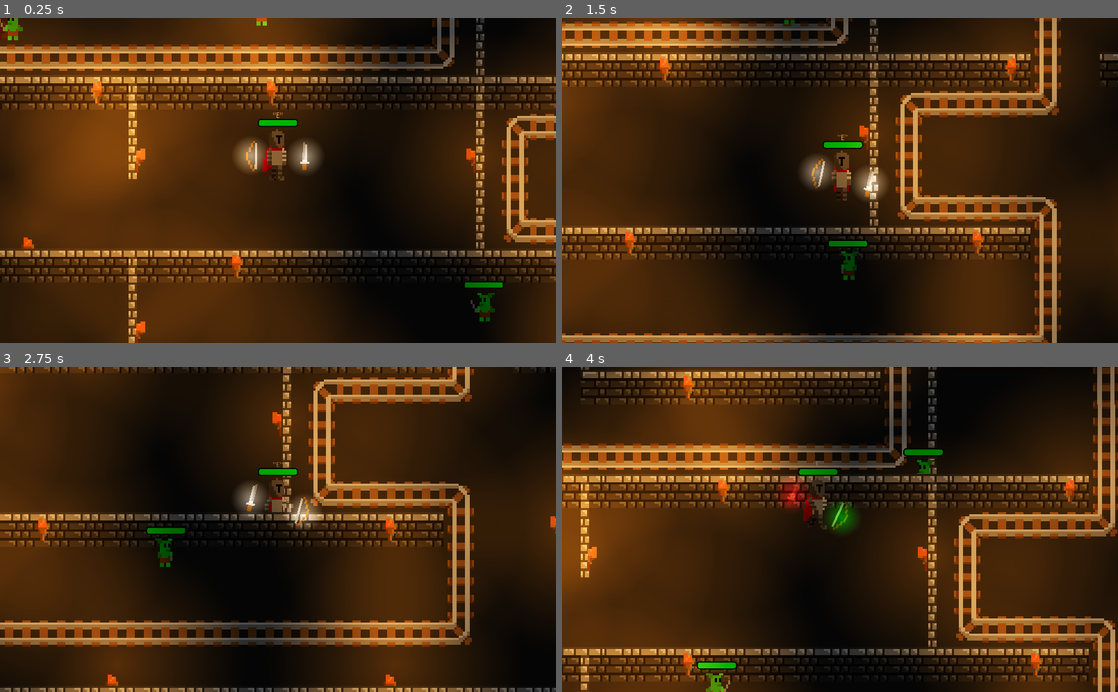
Above: before the commit, frames 1-4 (two rows, left to right).
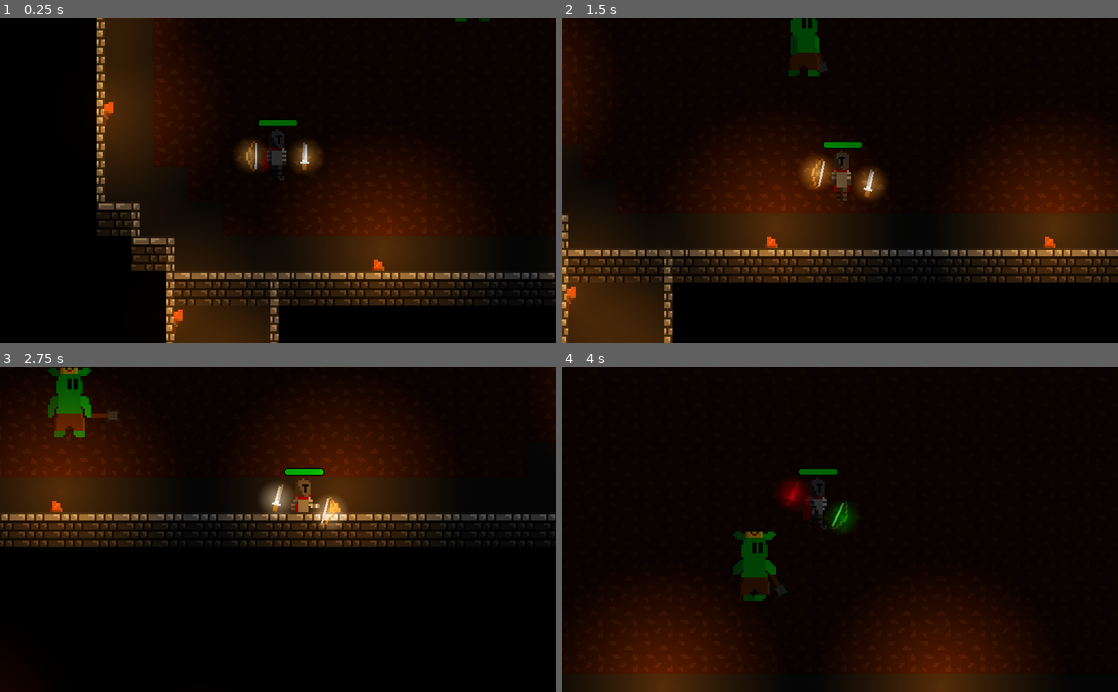
Above: after the commit, the same moments.

Repository: SilverSpace5/gotm-game-jam-23
Game: Godot game, scene res://Game.tscn
The game is run twice, just before and just after one commit, with the same random seed, the same clock (stepped at 60 frames per second) and the same inputs.
Inputs (mouse positions are in pixels of both pictures, inside the frame that each line leads up to):
- Up to frame 1 (0.25 s): no input
- Up to frame 2 (1.5 s): move the mouse to (962, 164) at 0.52 s; hold D (right) 0.53-1.28 s; click (962, 164) at 0.6 s; tap 2 (bow) at 0.8, 1.35 s; move the mouse to (728, 196) at 1.27 s; hold S (down) from 1.28 s (still down)
- Up to frame 3 (2.75 s): tap 1 (sword) at 1.55, 2.1 s; move the mouse to (333, 458) at 2.02 s; release S (down) at 2.03 s; hold D (right) from 2.03 s (still down); hold E (use) from 2.03 s (still down)
- Up to frame 4 (4 s): move the mouse to (812, 594) at 2.77 s; release D (right) at 2.78 s; release E (use) at 2.78 s; hold W (up) 2.78-3.53 s; tap E (use) at 2.85 s; click (812, 594) at 3.05 s; move the mouse to (1006, 578) at 3.52 s; hold A (left) from 3.53 s (still down); click (1006, 578) at 3.6 s; tap 2 (bow) at 3.8 s

The runs differ from the first frame. In frame 1, 77% of the frame differs, in the area x 0-100%, y 0-100%; in frame 2, 69%; in frame 3, 60%; in frame 4, 69%.

Commit message:
e

Diff:
--- a/Assets/World.tres
+++ b/Assets/World.tres
@@ -1,9 +1,12 @@
-[gd_resource type="TileSet" load_steps=8 format=2]
+[gd_resource type="TileSet" load_steps=9 format=2]
 
 [ext_resource path="res://Assets/tiles.png" type="Texture" id=1]
 
 [sub_resource type="ConvexPolygonShape2D" id=1]
 points = PoolVector2Array( 0, 8, 16, 8, 16, 16, 0, 16 )
+
+[sub_resource type="ConvexPolygonShape2D" id=7]
+points = PoolVector2Array( 6, 8, 10, 8, 10, 16, 6, 16 )
 
 [sub_resource type="ConvexPolygonShape2D" id=3]
 points = PoolVector2Array( 16, 16, 0, 16, 0, 8, 16, 8 )
@@ -245,3 +248,24 @@
 12/shape_one_way_margin = 0.0
 12/shapes = [  ]
 12/z_index = 0
+13/name = "tiles.png 13"
+13/texture = ExtResource( 1 )
+13/tex_offset = Vector2( 0, 0 )
+13/modulate = Color( 1, 1, 1, 1 )
+13/region = Rect2( 16, 48, 16, 16 )
+13/tile_mode = 0
+13/occluder_offset = Vector2( 0, 0 )
+13/navigation_offset = Vector2( 0, 0 )
+13/shape_offset = Vector2( 0, 0 )
+13/shape_transform = Transform2D( 1, 0, 0, 1, 0, 0 )
+13/shape = SubResource( 7 )
+13/shape_one_way = false
+13/shape_one_way_margin = 1.0
+13/shapes = [ {
+"autotile_coord": Vector2( 0, 0 ),
+"one_way": false,
+"one_way_margin": 1.0,
+"shape": SubResource( 7 ),
+"shape_transform": Transform2D( 1, 0, 0, 1, 0, 0 )
+} ]
+13/z_index = 0
--- a/Game.gd
+++ /dev/null
@@ -1,5 +0,0 @@
-extends Node2D
-
-func _ready():
-	$Lights.visible = true
-	$Lights.update = true
--- a/Game.tscn
+++ b/Game.tscn
@@ -246,7 +246,7 @@
 cell_size = Vector2( 16, 16 )
 bake_navigation = true
 format = 1
-tile_data = PoolIntArray( -1835015, 536870918, 0, -1900532,  …(10960 unchanged characters)…  0, 0, 262160, 0, 0, 262161, 6, 0, 393205, 0, 0, 393206, 0, 0, 393207, 0, 0, 327 …(2257 unchanged characters)…
+tile_data = PoolIntArray( -1835015, 536870918, 0, -1900532,  …(10960 unchanged characters)…  0, 0, 262160, 0, 0, 262161, 6, 0, 393204, 536870918, 0, 393205, 0, 0, 393206, 0, 0, 393207, 0, 0, 327 …(2257 unchanged characters)…
 
 [node name="BPO" type="TileMap" parent="."]
 scale = Vector2( 4, 4 )
@@ -269,7 +269,7 @@
 cell_y_sort = true
 bake_navigation = true
 format = 1
-tile_data = PoolIntArray( -1835013, 9, 0, -1835009, 9, 0, -1 …(503 unchanged characters)… 8, 536870921, 0, 393202, 536870921, 0, 393207, 2, 0, 327682, 9, 0, 327692, 9, 0, 327697, 536870923, 0, 524287, 11, 0, 458769, 536870937, 0, 589804, 1 …(66 unchanged characters)…
+tile_data = PoolIntArray( -1835013, 9, 0, -1835009, 9, 0, -1 …(503 unchanged characters)… 8, 536870921, 0, 393202, 536870921, 0, 327682, 9, 0, 327692, 9, 0, 327697, 536870923, 0, 458751, 11, 0, 458769, 536870937, 0, 589804, 1 …(66 unchanged characters)…
 
 [node name="FG" type="TileMap" parent="nav/YSort"]
 scale = Vector2( 4, 4 )
@@ -281,10 +281,10 @@
 collision_mask = 3
 bake_navigation = true
 format = 1
-tile_data = PoolIntArray( -1835015, 4, 0, -1835014, 1, 0, -1 …(3022 unchanged characters)…  0, 131089, 5, 0, 262132, 536870917, 0, 196617, 5, 0, 196625, 5, 0, 327668, 536870917, 0, 262153, 5, 0, 262161, 5, 0, 393196, 4, 0, 393197, 1, 0, 393198, 1, 0, 393199, 1, 0, 393200, 1, 0, 393201, 1, 0, 393202, 1, 0, 393203, 1, 0, 393204, 1, 0, 393207, 4, 0, 393208, 1, 0, 393209, 1, 0, 393210, 1, 0, 393211, 1, 0, 393212, 1, 0, 393213, 1, 0, 393214, 1, 0, 393215, 2, 0, 327680, 1, 0, 327681, 1, 0, 327682, 1, 0, 327683, 1, 0, 327684, 1, 0, 327685, 1, 0, 327686, 1, 0, 327687, 1, 0, 327688, 1, 0, 327689, 1, 0, 327690, 1, 0, 327691, 1, 0, 327692, 1, 0, 327693, 1, 0, 327697, 5, 0, 458732, 536870917, 0, 458743, 1610612741, 0, 458751, 5, 0, 393233, 5, 0, 524268, 536870917, 0, 524279, 536870916, 0, 524287, 5, 0, 458769, 5, 0, 589804, 536870917, 0, …(605 unchanged characters)…
+tile_data = PoolIntArray( -1835015, 4, 0, -1835014, 1, 0, -1 …(3022 unchanged characters)…  0, 131089, 5, 0, 262132, 536870917, 0, 262143, 13, 0, 196617, 5, 0, 196625, 5, 0, 327668, 536870917, 0, 262153, 5, 0, 262161, 5, 0, 393196, 4, 0, 393197, 1, 0, 393198, 1, 0, 393199, 1, 0, 393200, 1, 0, 393201, 1, 0, 393202, 1, 0, 393203, 1, 0, 393204, 7, 0, 393207, 4, 0, 393208, 1, 0, 393209, 1, 0, 393210, 1, 0, 393211, 1, 0, 393212, 1, 0, 393213, 1, 0, 393214, 1, 0, 393215, 2, 0, 327680, 1, 0, 327681, 1, 0, 327682, 1, 0, 327683, 1, 0, 327684, 1, 0, 327685, 1, 0, 327686, 1, 0, 327687, 1, 0, 327688, 1, 0, 327689, 1, 0, 327690, 1, 0, 327691, 1, 0, 327692, 1, 0, 327693, 1, 0, 327697, 5, 0, 458732, 536870917, 0, 458743, 1610612741, 0, 458751, 5, 0, 393233, 5, 0, 524268, 536870917, 0, 524279, 13, 0, 524287, 13, 0, 458769, 5, 0, 589804, 536870917, 0, …(605 unchanged characters)…
 
 [node name="Player" parent="nav/YSort" instance=ExtResource( 1 )]
-position = Vector2( 235, 195 )
+position = Vector2( -282, -1063 )
 speed = 400.0
 
 [node name="Map" type="TileMap" parent="nav/YSort"]
--- a/Goblin King.gd
+++ /dev/null
@@ -1,16 +0,0 @@
-extends KinematicBody2D
-
-
-# Declare member variables here. Examples:
-# var a = 2
-# var b = "text"
-
-
-# Called when the node enters the scene tree for the first time.
-func _ready():
-	pass # Replace with function body.
-
-
-# Called every frame. 'delta' is the elapsed time since the previous frame.
-#func _process(delta):
-#	pass
--- a/Goblin King.tscn
+++ b/Goblin King.tscn
@@ -2,7 +2,7 @@
 
 [ext_resource path="res://Assets/Goblin King.png" type="Texture" id=1]
 [ext_resource path="res://Assets/mace.png" type="Texture" id=2]
-[ext_resource path="res://Goblin King.gd" type="Script" id=3]
+[ext_resource path="res://Scripts/Goblin King.gd" type="Script" id=3]
 
 [sub_resource type="Animation" id=1]
 resource_name = "Attack"
@@ -220,9 +220,9 @@
 hframes = 11
 
 [node name="Mace" type="Sprite" parent="GoblinKing"]
+show_behind_parent = true
 position = Vector2( 16, 6 )
 rotation = 1.5708
-z_index = -1
 texture = ExtResource( 2 )
 
 [node name="AnimationPlayer" type="AnimationPlayer" parent="."]
@@ -236,3 +236,23 @@
 [node name="CollisionShape2D" type="CollisionShape2D" parent="."]
 position = Vector2( 0, -3.5 )
 shape = SubResource( 6 )
+
+[node name="nav" type="NavigationAgent2D" parent="."]
+path_desired_distance = 25.0
+target_desired_distance = 25.0
+path_max_distance = 100.0
+avoidance_enabled = true
+
+[node name="up" type="Node2D" parent="."]
+position = Vector2( 0, -84 )
+
+[node name="NavigationObstacle2D" type="NavigationObstacle2D" parent="up"]
+estimate_radius = false
+radius = 25.0
+
+[node name="down" type="Node2D" parent="."]
+position = Vector2( 0, 45 )
+
+[node name="NavigationObstacle2D" type="NavigationObstacle2D" parent="down"]
+estimate_radius = false
+radius = 25.0
--- a/Goblin.gd
+++ /dev/null
@@ -1,72 +0,0 @@
-extends KinematicBody2D
-
-export (float) var speed = 0.5
-var vel = Vector2.ZERO
-var idleTarget = position
-var timer = 0
-var health = 2
-var hit = 0
-var cooldown = 0
-
-func _ready():
-	idleTarget = position
-#	$nav.set_target_location(get_parent().get_parent().get_node("YSort/Player").position)
-
-func _process(delta):
-	hit -= delta
-	cooldown -= delta
-	$Health.value += (100-health/2.0*100.0-$Health.value)/5
-	if health <= 0 and not $CollisionShape2D.disabled:
-		$CollisionShape2D.disabled = true
-		$Extra.play("Die")
-		yield(get_tree().create_timer(0.5), "timeout")
-		queue_free()
-#	timer += delta
-	#$nav.global_position += ($nav/nav2.get_next_location()-$nav.global_position)
-	var target = idleTarget
-	var targetName = "none"
-	if get_parent().get_node("Player").position.distance_to(position) < 300 and position.distance_to(idleTarget) < 800:
-		target = get_parent().get_node("Player").position
-		targetName = "player"
-	if target.distance_to(position) > 25 and hit < -0.25:
-		$nav.set_target_location(target)
-		target = $nav.get_next_location()
-
-		vel += position.direction_to(target)*speed
-	if (position.direction_to(target)*speed).x > 0:
-		$Goblin.scale.x = 4
-	else:
-		$Goblin.scale.x = -4
-
-	var anim = "Idle"
-	if vel.length() > speed*5:
-		anim = "Run"
-	if $AnimationPlayer.current_animation != "Attack":
-		if get_parent().get_node("Player").position.distance_to(position) < 50 and targetName == "player" and cooldown < 0:
-			cooldown = 1
-			anim = "Attack"
-			var proj = load("res://Projectile.tscn").instance()
-			proj.texture = load("res://slash.png")
-			proj.lifetime = 0.1
-			proj.speed = 10
-			proj.scale *= 6
-			if $Goblin.scale.x > 0:
-				proj.dir = 0
-			else:
-				proj.dir = 180
-			proj.position = position+Vector2($Goblin.scale.x*5, 0)
-			proj.name = "slash-goblin"
-			proj.ignore = ["Goblin"]
-			get_parent().add_child(proj)
-		$AnimationPlayer.play(anim)
-	vel *= 0.95
-	move_and_slide(vel)
-#	if target.x > position.x:
-#		position.x += speed
-#	if target.x < position.x:
-#		position.x -= speed
-#
-#	if target.y > position.y:
-#		position.y += speed
-#	if target.y < position.y:
-#		position.y -= speed
--- a/Goblin.tscn
+++ b/Goblin.tscn
@@ -258,8 +258,8 @@
 hframes = 10
 
 [node name="nav" type="NavigationAgent2D" parent="."]
-path_desired_distance = 25.0
-target_desired_distance = 25.0
+path_desired_distance = 50.0
+target_desired_distance = 50.0
 path_max_distance = 100.0
 avoidance_enabled = true
 
@@ -307,6 +307,16 @@
 scale_amount_curve = SubResource( 13 )
 color = Color( 1, 0, 0, 1 )
 
-[node name="obstacle" type="Node2D" parent="."]
-
-[node name="NavigationObstacle2D" type="NavigationObstacle2D" parent="obstacle"]
+[node name="up" type="Node2D" parent="."]
+position = Vector2( 0, -84 )
+
+[node name="NavigationObstacle2D" type="NavigationObstacle2D" parent="up"]
+estimate_radius = false
+radius = 25.0
+
+[node name="down" type="Node2D" parent="."]
+position = Vector2( 0, 45 )
+
+[node name="NavigationObstacle2D" type="NavigationObstacle2D" parent="down"]
+estimate_radius = false
+radius = 25.0
--- a/Light.gd
+++ /dev/null
@@ -1,16 +0,0 @@
-extends Sprite
-tool
-
-export (float) var energy = 1
-export (Color) var colour = Color(1, 1, 1)
-var lastEnergy = 1
-var lastColour = Color(1, 1, 1)
-
-func _process(delta):
-	if energy != lastEnergy:
-		lastEnergy = energy
-		material.set_shader_param("energy", energy)
-	if colour != lastColour:
-		lastColour = colour
-		#modulate = colour
-		material.set_shader_param("colour", colour)
--- a/Lights.gd
+++ /dev/null
@@ -1,45 +0,0 @@
-extends Node2D
-tool
-
-var timer = 0
-export (bool) var update = false
-export (float) var lightRadius = 10
-export (float) var lightEnergy = 1
-export (Color) var lightColour = Color(1, 1, 1)
-
-func _ready():
-	update = true
-
-func _process(delta):
-	if update:
-		update = false
-		for child in get_children():
-			child.queue_free()
-		for tilePos in get_parent().get_node("nav/YSort/Objects").get_used_cells_by_id(9):
-			var light = load("res://Light.tscn").instance()
-			add_child(light)
-			light.position = tilePos*64+Vector2(32, 32)
-			light.scale = Vector2(lightRadius, lightRadius)
-			light.energy = lightEnergy
-			light.colour = lightColour
-		for tilePos in get_parent().get_node("nav/YSort/Objects").get_used_cells_by_id(10):
-			var light = load("res://Light.tscn").instance()
-			add_child(light)
-			light.position = tilePos*64+Vector2(32, 32)
-			light.scale = Vector2(lightRadius, lightRadius)
-			light.energy = lightEnergy
-			light.colour = lightColour
-		for tilePos in get_parent().get_node("nav/YSort/Objects").get_used_cells_by_id(23):
-			var light = load("res://Light.tscn").instance()
-			add_child(light)
-			light.position = tilePos*64+Vector2(32, 32)
-			light.scale = Vector2(lightRadius, lightRadius)
-			light.energy = lightEnergy
-			light.colour = lightColour
-		for tilePos in get_parent().get_node("nav/YSort/Objects").get_used_cells_by_id(25):
-			var light = load("res://Light.tscn").instance()
-			add_child(light)
-			light.position = tilePos*64+Vector2(32, 32)
-			light.scale = Vector2(lightRadius, lightRadius)
-			light.energy = lightEnergy
-			light.colour = lightColour
--- a/Player.gd
+++ /dev/null
@@ -1,199 +0,0 @@
-extends KinematicBody2D
-
-export (float) var speed = 500
-export (bool) var minecart = false
-export (float) var maxHealth = 3
-var vel = Vector2.ZERO
-var lastDir = "+x"
-var slotVel = 0
-var item = 0
-var health = 1
-var hit = 0
-onready var spawn = position
-
-func _ready():
-	health = maxHealth
-	$Health.value = 0
-
-func _process(delta):
-	hit -= delta
-	if hit < -3:
-		health += 0.01
-		health = clamp(health, 0, maxHealth)
-	if health <= 0:
-		position = spawn
-		health = maxHealth
-		$Health.value = 0
-	$Health.value += ((health/maxHealth*100.0)-$Health.value)/5
-	var bpo = get_parent().get_parent().get_parent().get_node("BPO")
-	var currentBPO = bpo.get_cellv(bpo.world_to_map((position-Vector2(0, 32))/4))
-	minecart = currentBPO != -1
-	var oldRot = $Slots.rotation
-
-	if Input.is_action_just_pressed("attack") and not $Moves.is_playing():
-		if item == 1:
-			$Moves.play("Sword")
-			var proj = load("res://Projectile.tscn").instance()
-			proj.texture = load("res://slash.png")
-			proj.lifetime = 0.1
-			proj.speed = 10
-			proj.scale *= 6
-			proj.dir = $Slots.rotation_degrees
-			proj.position = $Slots/Sword.global_position
-			proj.name = "slash"
-			proj.ignore = ["Player"]
-			get_parent().add_child(proj)
-		if item == 2:
-			$Moves.play("Bow")
-			var proj = load("res://Projectile.tscn").instance()
-			proj.texture = load("res://arrow.png")
-			proj.lifetime = 1
-			proj.speed = 25
-			proj.scale *= 4
-			proj.dir = $Slots.rotation_degrees+180
-			proj.position = $Slots/Bow.global_position
-			proj.name = "arrow"
-			proj.ignore = ["Player"]
-			get_parent().add_child(proj)
-
-	if Input.is_action_just_pressed("sword"):
-		if item == 1:
-			item = 0
-		else:
-			item = 1
-
-	if Input.is_action_just_pressed("bow"):
-		if item == 2:
-			item = 0
-		else:
-			item = 2
-
-	if item == 0:
-		slotVel += vel.length()/2000+0.01
-		slotVel *= 0.99/(delta+1)
-		$Slots.rotation_degrees += slotVel
-		$Slots/Slot1.colour = Color.white
-		$Slots/Slot2.colour = Color.white
-#		$Slots/Slot1.modulate = Color(0.294, 0.294, 0.294, 1)
-#		$Slots/Slot2.modulate = Color(0.294, 0.294, 0.294, 1)
-		$Slots/Bow.modulate.a = (1)
-		$Slots/Sword.modulate.a = (1)
-
-	if item == 1:
-		$Slots.look_at(get_global_mouse_position())
-		$Slots.rotation = lerp_angle(oldRot, $Slots.rotation, 0.5)
-		$Slots/Slot1.colour = Color.green
-		$Slots/Slot2.colour = Color.red
-#		$Slots/Slot1.modulate = Color(0.188, 0.294, 0.164, 1)
-#		$Slots/Slot2.modulate = Color(0.294, 0.121, 0.121, 1)
-		$Slots/Sword.modulate.a = (1)
-		$Slots/Bow.modulate.a = (0.350)
-
-	if item == 2:
-		$Slots.look_at(get_global_mouse_position())
-		$Slots.rotation = lerp_angle(oldRot, $Slots.rotation + 1.35 + 360, 0.5)
-		$Slots/Slot1.colour = Color.red
-		$Slots/Slot2.colour = Color.green
-#		$Slots/Slot2.modulate = Color(0.188, 0.294, 0.164, 1)
-#		$Slots/Slot1.modulate = Color(0.294, 0.121, 0.121, 1)
-		$Slots/Bow.modulate.a = (1)
-		$Slots/Sword.modulate.a = (0.350)
-
-	if minecart:
-		speed *= 1.25
-	if Input.is_action_pressed("left"):
-		vel.x -= speed
-		lastDir = "-x"
-		$Player.scale.x = -4
-	if Input.is_action_pressed("right"):
-		vel.x += speed
-		lastDir = "+x"
-		$Player.scale.x = 4
-	if Input.is_action_pressed("up"):
-		vel.y -= speed
-		lastDir = "+y"
-		$Player.scale.x = 4
-	if Input.is_action_pressed("down"):
-		vel.y += speed
-		lastDir = "-y"
-		$Player.scale.x = 4
-	if minecart:
-		speed /= 1.25
-	vel *= 0.5/(delta+1)
-
-	var anim = "Idle"
-	if lastDir == "+y":
-		anim = "IdleBack"
-	elif lastDir == "-y":
-		anim = "IdleFront"
-
-	if abs(vel.x) > speed/5:
-		if vel.x > 0:
-			$Player.scale.x = 4
-		else:
-			$Player.scale.x = -4
-		anim = "Run"
-		$Cart.frame = 0
-	if vel.y > speed/5:
-		anim = "RunFront"
-		$Cart.frame = 1
-	if vel.y < -speed/5:
-		anim = "RunBack"
-		$Cart.frame = 1
-
-	if item != 0:
-		if get_global_mouse_position().x > position.x:
-			$Player.scale.x = 4
-		else:
-			$Player.scale.x = -4
-
-		var disX = abs(get_global_mouse_position().x-position.x)
-		var disY = abs(get_global_mouse_position().y-position.y)
-
-		if disX > disY:
-			if "Run" in anim:
-				anim = "Run"
-			else:
-				anim = "Idle"
-		if disY > disX:
-			$Player.scale.x = 4
-			if get_global_mouse_position().y > position.y:
-				if "Run" in anim:
-					anim = "RunFront"
-				else:
-					anim = "IdleFront"
-			else:
-				if "Run" in anim:
-					anim = "RunBack"
-				else:
-					anim = "IdleBack"
-
-
-	$Cart.visible = minecart
-	if minecart:
-		$Player.scale.x = 4
-		$AnimationPlayer.stop()
-		$Player.frame = 15
-	else:
-		$AnimationPlayer.play(anim)
-	move_and_slide(vel)
-
-#	for child in get_parent().get_parent().get_node("Lights").get_children():
-#		child.visible = false
-#	for i in range(360/3):
-#		$lightDetect.rotation_degrees = i*3
-#		$lightDetect.force_raycast_update()
-#		var body = $lightDetect.get_collider()
-#		if body:
-#			if body.get_parent().get_parent().name == "Lights":
-#				body.get_parent().visible = true
-
-	$Slots.rotation_degrees = float(int($Slots.rotation_degrees*1000) % 360000) / 1000
-	var rot = abs($Slots.rotation_degrees)
-	$Slots/Sword.scale.y = 1
-	if rot > 90 and rot < 270:
-		$Slots/Sword.scale.y = -1
-	$Slots/Bow.scale.y = $Slots/Sword.scale.y
-
-#	get_node("Slots/Sword").global_rotation = 0
-#	get_node("Slots/Bow").global_rotation = 0
--- a/Player.tscn
+++ b/Player.tscn
@@ -335,7 +335,7 @@
 
 [sub_resource type="Animation" id=25]
 resource_name = "Hit"
-length = 0.25
+length = 0.5
 step = 0.05
 tracks/0/type = "value"
 tracks/0/path = NodePath("Player:rotation_degrees")
@@ -344,10 +344,10 @@
 tracks/0/imported = false
 tracks/0/enabled = true
 tracks/0/keys = {
-"times": PoolRealArray( 0, 0.1, 0.2, 0.25 ),
-"transitions": PoolRealArray( 1, 1, 1, 1 ),
-"update": 0,
-"values": [ -3.0, 3.0, -3.0, 0.0 ]
+"times": PoolRealArray( 0, 0.1, 0.2, 0.3, 0.4, 0.5 ),
+"transitions": PoolRealArray( 1, 1, 1, 1, 1, 1 ),
+"update": 0,
+"values": [ -3.0, 3.0, -3.0, 3.0, -3.0, 0.0 ]
 }
 tracks/1/type = "value"
 tracks/1/path = NodePath("Player:material:shader_param/flash")
@@ -356,10 +356,10 @@
 tracks/1/imported = false
 tracks/1/enabled = true
 tracks/1/keys = {
-"times": PoolRealArray( 0, 0.05, 0.1, 0.15, 0.2, 0.25 ),
-"transitions": PoolRealArray( 1, 1, 1, 1, 1, 1 ),
-"update": 1,
-"values": [ true, false, true, false, true, false ]
+"times": PoolRealArray( 0, 0.05, 0.1, 0.15, 0.2, 0.25, 0.3, 0.35, 0.4, 0.45, 0.5 ),
+"transitions": PoolRealArray( 1, 1, 1, 1, 1, 1, 1, 1, 1, 1, 1 ),
+"update": 1,
+"values": [ true, false, true, false, true, false, true, false, true, false, false ]
 }
 
 [sub_resource type="Animation" id=26]
@@ -501,10 +501,15 @@
 anims/RESET = SubResource( 26 )
 
 [node name="Label" type="Label" parent="."]
+visible = false
 margin_left = -10.0
 margin_top = -126.0
 margin_right = 30.0
 margin_bottom = -112.0
 text = "\"E\""
 
+[node name="NavigationObstacle2D" type="NavigationObstacle2D" parent="."]
+estimate_radius = false
+radius = 25.0
+
 [editable path="Light"]
--- a/Projectile.gd
+++ /dev/null
@@ -1,36 +0,0 @@
-extends Area2D
-
-export (Texture) var texture
-export (float) var speed = 200
-export (float) var dir = 0
-export (float) var lifetime = 1
-
-var ignore = []
-var timer = 0
-
-func _process(delta):
-	timer += delta
-	if timer > lifetime:
-		queue_free()
-		return
-	rotation_degrees = dir
-	position += Vector2(1, 0).rotated(deg2rad(dir))*speed
-
-func _on_Projectile_body_entered(body):
-	for name2 in ignore:
-		if body.name in name2:
-			return
-	if name != "slash-goblin":
-		if "Goblin" in body.name:
-			if body.hit < 0:
-				body.health -= 1
-				body.vel = Vector2(1, 0).rotated(deg2rad(dir))*speed*10
-				body.hit = 0.25
-				body.get_node("Extra").play("Hit")
-	else:
-		if "Player" in body.name:
-			if body.hit < 0:
-				body.health -= 1
-				body.hit = 0.25
-				body.get_node("Extra").play("Hit")
-	queue_free()
--- a/ProjectileSprite.gd
+++ /dev/null
@@ -1,16 +0,0 @@
-extends Sprite
-tool
-onready var lastTexture = get_parent().texture
-
-func _ready():
-	get_parent().get_node("Sprite").texture = get_parent().texture
-	lastTexture = get_parent().texture
-	if get_parent().texture:
-		get_parent().get_node("CollisionShape2D").shape.extents = get_parent().get_node("Sprite").texture.get_size()/2
-
-func _process(delta):
-	if get_parent().texture != lastTexture:
-		get_parent().get_node("Sprite").texture = get_parent().texture
-		lastTexture = get_parent().texture
-		if get_parent().texture:
-			get_parent().get_node("CollisionShape2D").shape.extents = get_parent().get_node("Sprite").texture.get_size()/2
--- a/Scripts/Game.gd
+++ b/Scripts/Game.gd
@@ -1,25 +1,29 @@
 extends Node2D
 
+export (int) var maxGoblins = 20
 var goblinTimer = 0
 var arena = false
+var goblins = 0
 
 func _ready():
 	$Lights.visible = true
 	$Lights.update = true
 
 func _process(delta):
-	goblinTimer += delta
-	if goblinTimer > 3:
-		goblinTimer = 0
-		var goblin = load("res://Goblin.tscn").instance()
-		goblin.position = Vector2(1150, -1275)
-		$nav/YSort.add_child(goblin)
-		yield(get_tree().create_timer(0.1), "timeout")
-		goblin.idleTarget = Vector2(rand_range(-300, 700), rand_range(-1600, -1000))
+	if goblins < maxGoblins:
+		goblinTimer += delta
+		if goblinTimer > 3:
+			goblinTimer = 0
+			var goblin = load("res://Goblin.tscn").instance()
+			goblin.position = Vector2(1150, -1275)
+			$nav/YSort.add_child(goblin)
+			yield(get_tree().create_timer(0.1), "timeout")
+			goblin.idleTarget = Vector2(rand_range(-300, 700), rand_range(-1600, -1000))
 
 func _on_Arena_body_entered(body):
 	if body.name == "Player":
 		arena = true
+		body.spawn = body.position
 		$nav/YSort/FG.set_cell(-8, -14, 4)
 		$nav/YSort/FG.set_cell(-7, -14, 1)
 		$nav/YSort/FG.set_cell(-6, -14, 1)
--- /dev/null
+++ b/Scripts/Goblin King.gd
@@ -0,0 +1,37 @@
+extends KinematicBody2D
+
+export (float) var speed = 10
+var vel = Vector2.ZERO
+var idleTarget = position
+var move = Vector2.ZERO
+
+func _ready():
+	idleTarget = position
+	$nav.connect("velocity_computed", self, "move")
+
+func _process(delta):
+	var target = idleTarget
+	var targetName = "none"
+	if get_parent().get_parent().get_parent().arena:
+		target = get_parent().get_node("Player").position
+		targetName = "player"
+	$nav.set_target_location(target)
+	if target.distance_to(position) > 25:
+		target = $nav.get_next_location()
+		vel += position.direction_to(target)*speed
+	if (position.direction_to(target)*speed).x > 0:
+		$GoblinKing.scale.x = 1
+	else:
+		$GoblinKing.scale.x = -1
+
+	var anim = "Idle"
+	if move.length() > speed/10:
+		anim = "Run"
+	$AnimationPlayer.play(anim)
+	vel *= 0.95
+	$nav.set_velocity(vel)
+
+func move(velocity: Vector2):
+	var lastPos = position
+	move_and_slide(velocity)
+	move = position-lastPos
--- a/Scripts/Goblin.gd
+++ b/Scripts/Goblin.gd
@@ -7,8 +7,10 @@
 var health = 2
 var hit = 0
 var cooldown = 0
+var move = Vector2.ZERO
 
 func _ready():
+	get_parent().get_parent().get_parent().goblins += 1
 	idleTarget = position
 	$nav.connect("velocity_computed", self, "move")
 #	$nav.set_target_location(get_parent().get_parent().get_node("YSort/Player").position)
@@ -25,6 +27,7 @@
 		$CollisionShape2D.disabled = true
 		$Extra.play("Die")
 		yield(get_tree().create_timer(0.5), "timeout")
+		get_parent().get_parent().get_parent().goblins -= 1
 		queue_free()
 #	timer += delta
 	#$nav.global_position += ($nav/nav2.get_next_location()-$nav.global_position)
@@ -43,7 +46,7 @@
 		$Goblin.scale.x = -4
 
 	var anim = "Idle"
-	if vel.length() > speed*5:
+	if move.length() > speed/10:
 		anim = "Run"
 	if $AnimationPlayer.current_animation != "Attack":
 		if get_parent().get_node("Player").position.distance_to(position) < 50 and targetName == "player" and cooldown < 0:
@@ -76,4 +79,6 @@
 #		position.y -= speed
 
 func move(velocity: Vector2):
+	var lastPos = position
 	move_and_slide(velocity)
+	move = position-lastPos
--- a/Scripts/Player.gd
+++ b/Scripts/Player.gd
@@ -9,12 +9,14 @@
 var item = 0
 var health:float = 1
 var hit = 0
+var cooldown = 0
 onready var spawn = position
 
 func _ready():
 	health = maxHealth
 
 func _process(delta):
+	cooldown -= delta
 	hit -= delta
 	if hit < -3:
 		health += 0.01
@@ -28,8 +30,9 @@
 	minecart = currentBPO != -1
 	var oldRot = $Slots.rotation
 
-	if Input.is_action_just_pressed("attack") and not $Moves.is_playing():
+	if Input.is_action_just_pressed("attack") and cooldown < 0:
 		if item == 1:
+			cooldown = 0.25
 			$Moves.play("Sword")
 			var proj = load("res://Projectile.tscn").instance()
 			proj.texture = load("res://Assets/slash.png")
@@ -42,6 +45,7 @@
 			proj.ignore = ["Player"]
 			get_parent().add_child(proj)
 		if item == 2:
+			cooldown = 1
 			$Moves.play("Bow")
 			yield(get_tree().create_timer(0.3), "timeout")
 			var proj = load("res://Projectile.tscn").instance()
--- a/Scripts/Projectile.gd
+++ b/Scripts/Projectile.gd
@@ -31,6 +31,7 @@
 		if "Player" in body.name:
 			if body.hit < 0:
 				body.health -= 1
-				body.hit = 0.25
+				body.hit = 0.5
+				body.vel = Vector2(1, 0).rotated(deg2rad(dir))*speed*100
 				body.get_node("Extra").play("Hit")
 	queue_free()
Binary file changed: Assets/tiles.png
